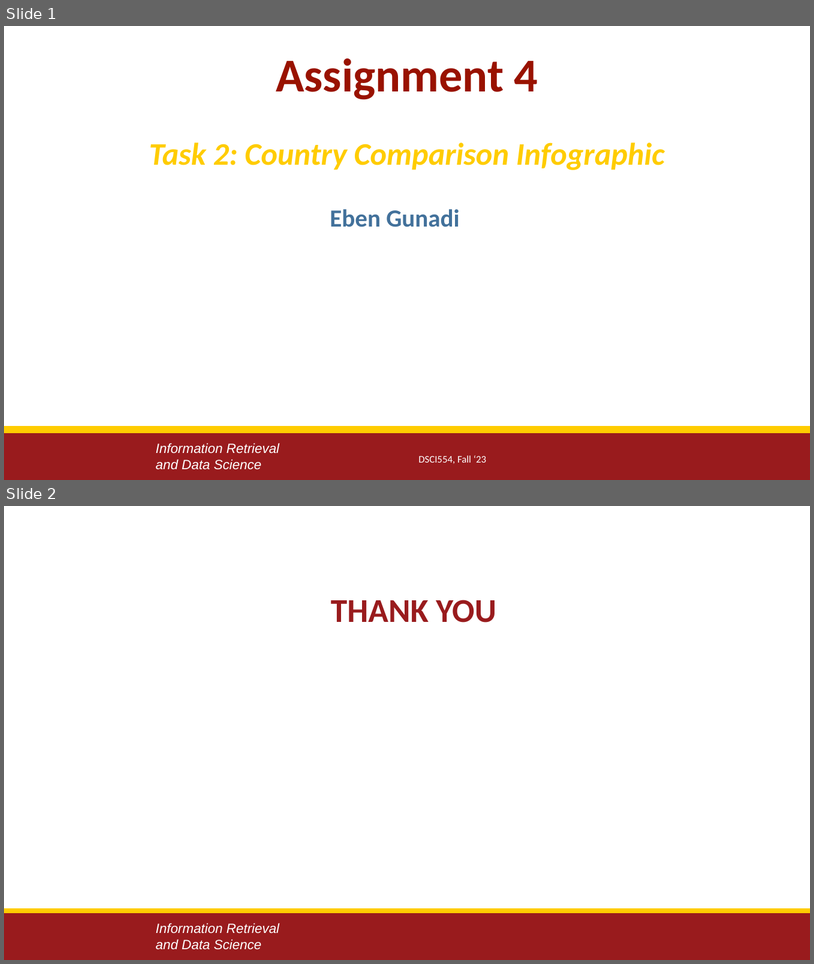
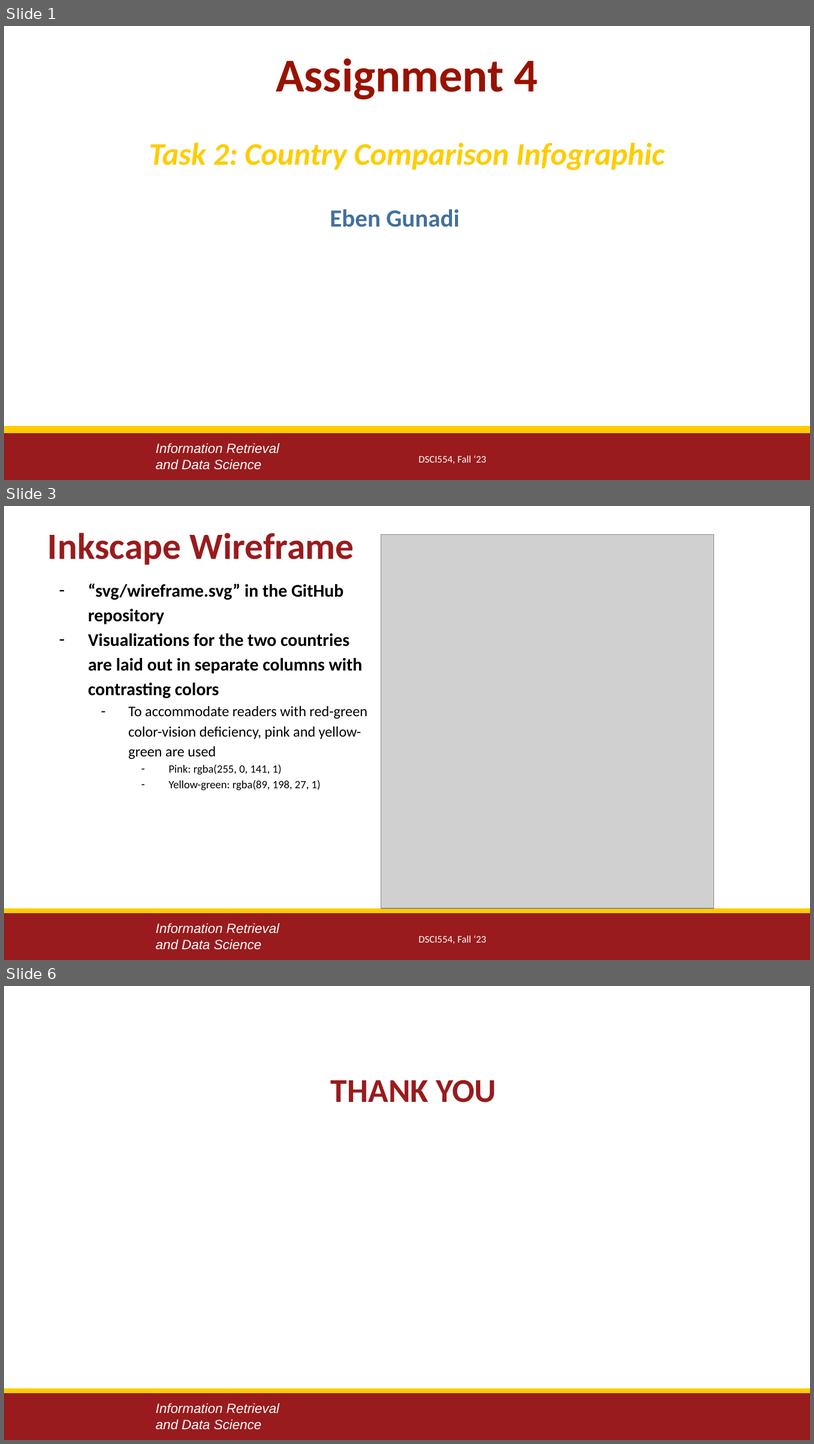
Before and after one commit to egunadi/dsci554-a4, a slide deck: EbenGunadi_Assignment4_Task2.pptx. Shown one above the other, each under a label of ours: slides 1 and 2 before the commit, slides 1, 3 and 6 after it; the slides between them are not shown. The pictures are 814x964 and 814x1444 pixels, drawn with LibreOffice and Linux fonts; fonts in the diff are those of the drawing; grey boxes stand for pictures; background and template pictures are left out. Boxes give left, top, right and bottom in pixels: in the first picture for what was removed or moved away, otherwise in the second. Text is boxed around its words. In the diff, an @@ line names an element or a change of style, - is before the commit and + after.

```diff
--- a/EbenGunadi_Assignment4_Task2.pptx
+++ b/EbenGunadi_Assignment4_Task2.pptx
@@ slide 3 added at box(4, 506, 810, 960), background #FFFFFF; not listed: 3 template elements that a slide beside it also shows @@
@@ text added at box(48, 532, 354, 565), 33 pt, text #991B1D, bold @@
+Inkscape Wireframe
@@ picture added at box(381, 535, 714, 909) @@
@@ text added at box(88, 583, 368, 790), 16 pt, text #000000 @@
+– “svg/wireframe.svg” in the GitHub repository
+– Visualizations for the two countries are laid out in separate columns with contrasting colors
+  – To accommodate readers with red-green color-vision deficiency, pink and yellow-green are used
+    – Pink: rgba(255, 0, 141, 1)
+    – Yellow-green: rgba(89, 198, 27, 1)
@@ text added at box(419, 935, 486, 943), 9 pt, text #FFFFFF @@
+DSCI554, Fall ‘23
@@ what was slide 2 is now slide 6 @@
```
Also in this commit, not shown: 3 other slides added, 4 other files.
